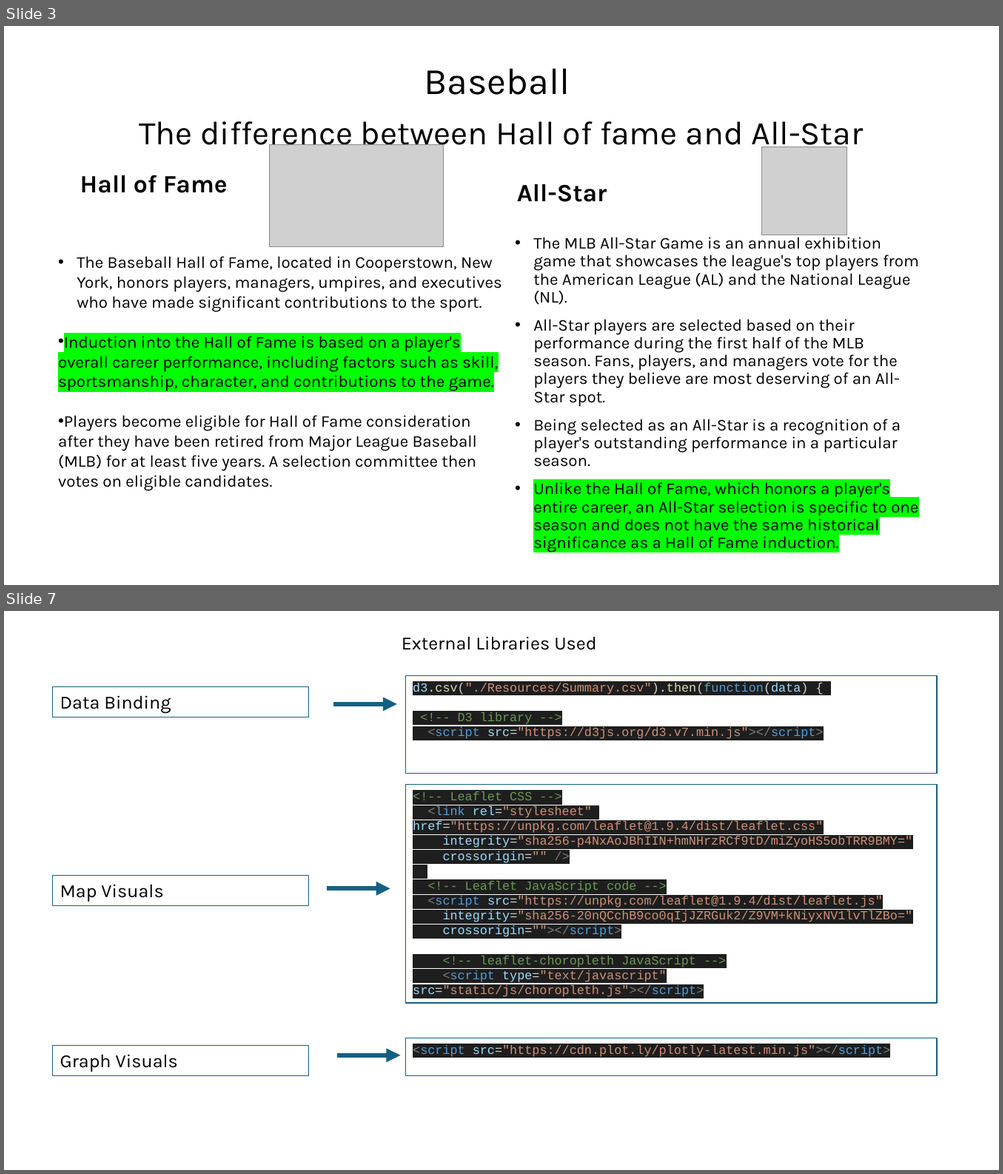
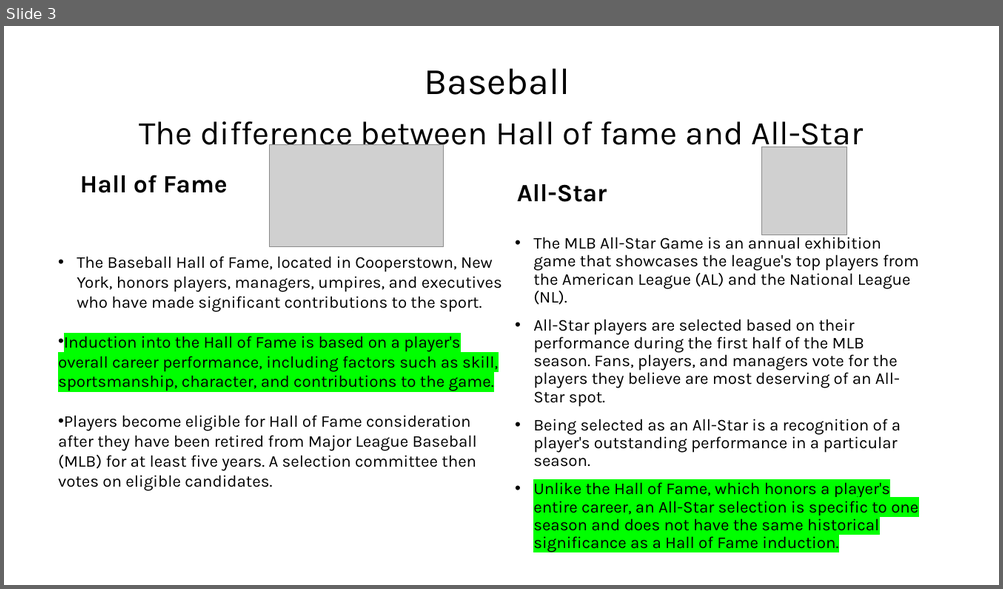
Before and after one commit to leeju09/Project-3-Baseball-, a slide deck: Presentation/Proect3_Group3.pptx. Shown one above the other, each under a label of ours: slides 3 and 7 before the commit, slide 3 after it; the slides between them are not shown. The pictures are 1003x1174 and 1003x589 pixels, drawn with LibreOffice and Linux fonts; fonts in the diff are those of the drawing; grey boxes stand for pictures. Boxes give left, top, right and bottom in pixels: in the first picture for what was removed or moved away, otherwise in the second. Text is boxed around its words. In the diff, an @@ line names an element or a change of style, - is before the commit and + after.

```diff
--- a/Presentation/Proect3_Group3.pptx
+++ b/Presentation/Proect3_Group3.pptx
@@ slide 7 removed at [4, 611, 999, 1170], background #FFFFFF @@
@@ text removed at [401, 636, 597, 650] @@
-External Libraries Used
@@ rectangle removed at [405, 676, 936, 774] @@
-d3.csv("./Resources/Summary.csv").then(function(data) {
-<!-- D3 library -->
-<script src="https://d3js.org/d3.v7.min.js"></script>
@@ rectangle removed at [53, 687, 308, 717] @@
-Data Binding
@@ arrow removed from (334, 704) to (397, 704) @@
@@ rectangle removed at [405, 785, 936, 1003] @@
-<!-- Leaflet CSS -->
-<link rel="stylesheet" href="https://unpkg.com/leaflet@1.9.4/dist/leaflet.css"
-integrity="sha256-p4NxAoJBhIIN+hmNHrzRCf9tD/miZyoHS5obTRR9BMY="
-crossorigin="" />
-<!-- Leaflet JavaScript code -->
-<script src="https://unpkg.com/leaflet@1.9.4/dist/leaflet.js"
-integrity="sha256-20nQCchB9co0qIjJZRGuk2/Z9VM+kNiyxNV1lvTlZBo="
-crossorigin=""></script>
-<!-- leaflet-choropleth JavaScript -->
-<script type="text/javascript" src="static/js/choropleth.js"></script>
@@ rectangle removed at [53, 876, 308, 906] @@
-Map Visuals
@@ arrow removed from (327, 889) to (390, 889) @@
@@ rectangle removed at [53, 1046, 308, 1076] @@
-Graph Visuals
@@ rectangle removed at [405, 1039, 936, 1076] @@
-<script src="https://cdn.plot.ly/plotly-latest.min.js"></script>
@@ arrow removed from (337, 1056) to (400, 1056) @@
```
Also in this commit, not shown: 1 slide changed, 1 slide added, 4 other slides removed.
